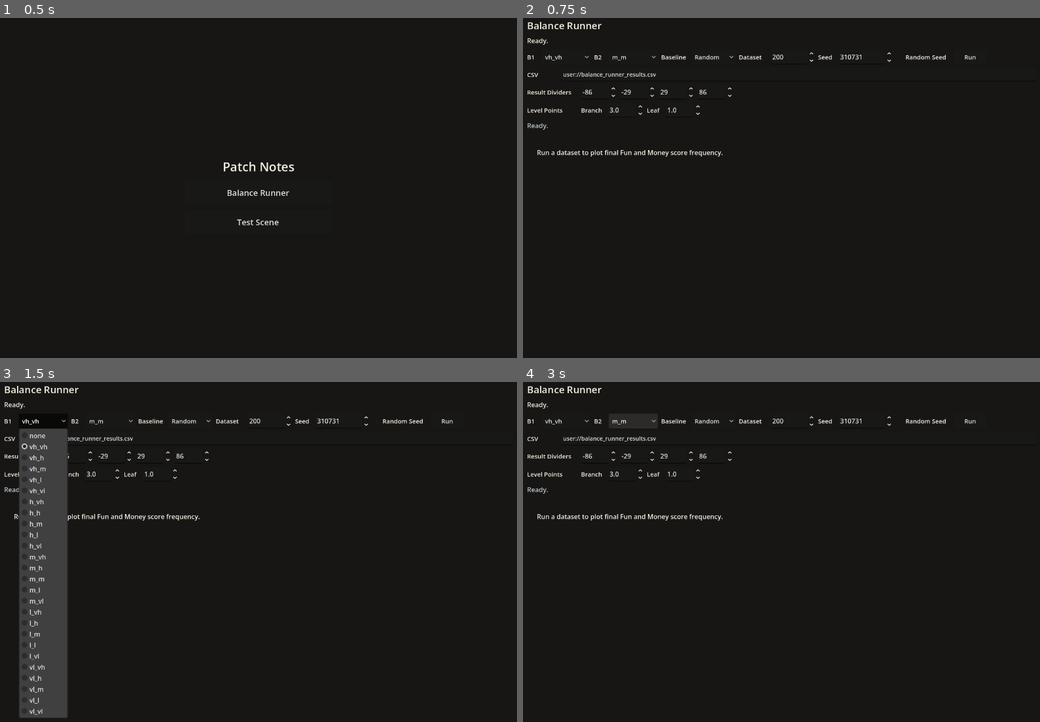
Above: before the commit, frames 1-4 (two rows, left to right).
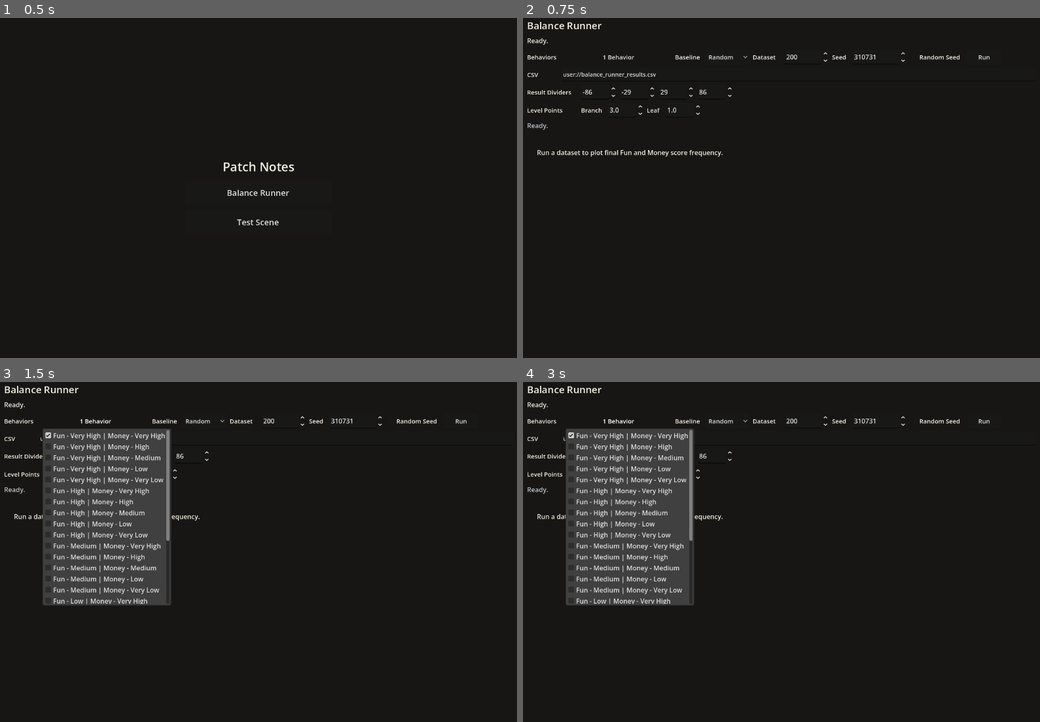
Above: after the commit, the same moments.

Repository: Josephblt/patch-notes
Game: Godot game, scene res://scenes/scene_launcher.tscn
Two runs of this game, one before a commit and one after it. Both use one fixed random seed, a clock stepped at 60 frames per second and the inputs below.
Inputs (mouse positions are in pixels of both pictures, inside the frame that each line leads up to):
- Up to frame 1 (0.5 s): no input
- Up to frame 2 (0.75 s): click "Balance Runner" at 0.5 s
- Up to frame 3 (1.5 s): click (41, 419) at 1.25 s, where only the run before the commit has a clickable "vh_vh"
- Up to frame 4 (3 s): click (616, 419) at 2 s, where only the run after the commit has a clickable "1 Behavior"; click (631, 419) at 2.75 s, where only the run before the commit has a clickable "m_m"

Frame 1 is identical in both runs. In frame 2, 0.6% of the frame differs, in the area x 1-91%, y 10-13%; in frame 3, 17%, in the area x 1-91%, y 10-99%; in frame 4, 13%.

Commit message:
Run multiple balance behaviors

Diff:
--- a/src/scenes/tools/balance_runner.tscn
+++ b/src/scenes/tools/balance_runner.tscn
@@ -50,30 +50,18 @@
 theme_override_constants/separation = 8
 
 [node name="BehaviorLabel" type="Label" parent="MarginContainer/VBoxContainer/ControlRow" unique_id=1848555817]
-custom_minimum_size = Vector2(28, 36)
-layout_mode = 2
-theme_override_colors/font_color = Color(0.956863, 0.937255, 0.890196, 1)
-theme_override_font_sizes/font_size = 15
-text = "B1"
-vertical_alignment = 1
-
-[node name="BehaviorOptions" type="OptionButton" parent="MarginContainer/VBoxContainer/ControlRow" unique_id=1981334746]
-custom_minimum_size = Vector2(120, 36)
-layout_mode = 2
-theme_override_font_sizes/font_size = 15
-
-[node name="Behavior2Label" type="Label" parent="MarginContainer/VBoxContainer/ControlRow"]
-custom_minimum_size = Vector2(28, 36)
-layout_mode = 2
-theme_override_colors/font_color = Color(0.956863, 0.937255, 0.890196, 1)
-theme_override_font_sizes/font_size = 15
-text = "B2"
-vertical_alignment = 1
-
-[node name="Behavior2Options" type="OptionButton" parent="MarginContainer/VBoxContainer/ControlRow"]
-custom_minimum_size = Vector2(120, 36)
-layout_mode = 2
-theme_override_font_sizes/font_size = 15
+custom_minimum_size = Vector2(86, 36)
+layout_mode = 2
+theme_override_colors/font_color = Color(0.956863, 0.937255, 0.890196, 1)
+theme_override_font_sizes/font_size = 15
+text = "Behaviors"
+vertical_alignment = 1
+
+[node name="BehaviorMenuButton" type="MenuButton" parent="MarginContainer/VBoxContainer/ControlRow"]
+custom_minimum_size = Vector2(260, 36)
+layout_mode = 2
+theme_override_font_sizes/font_size = 15
+text = "Behaviors"
 
 [node name="BaselineLabel" type="Label" parent="MarginContainer/VBoxContainer/ControlRow"]
 custom_minimum_size = Vector2(66, 36)
--- a/src/scripts/tools/balance_runner.gd
+++ b/src/scripts/tools/balance_runner.gd
@@ -4,12 +4,9 @@
 const SCORE_TREE_DIR: String = "res://data/score_trees"
 const BASELINE_BEHAVIOR: String = "random_count"
 const NONE_BEHAVIOR: String = "none"
-const RUNNER_B1: String = "B1"
-const RUNNER_B2: String = "B2"
 const RUNNER_RANDOM: String = "Random"
 const DEFAULT_GAME_COUNT: int = 200
 const DEFAULT_BEHAVIOR: String = "vh_vh"
-const DEFAULT_BEHAVIOR_2: String = "m_m"
 const DEFAULT_SEED: int = 310731
 const DEFAULT_BRANCH_POINTS: float = 3.0
 const DEFAULT_LEAF_POINTS: float = 1.0
@@ -26,8 +23,7 @@
 var score_tree_by_name: Dictionary[String, ScoreTree] = {}
 var last_rows: Array[Dictionary] = []
 
-@export var selected_behavior: String = DEFAULT_BEHAVIOR
-@export var selected_behavior_2: String = DEFAULT_BEHAVIOR_2
+@export var selected_behaviors: Array[String] = [DEFAULT_BEHAVIOR]
 @export var selected_baseline: String = BASELINE_BEHAVIOR
 @export var game_count: int = DEFAULT_GAME_COUNT
 @export var seed: int = DEFAULT_SEED
@@ -36,8 +32,7 @@
 @export var random_seed: bool = false
 @export var output_path: String = DEFAULT_OUTPUT_PATH
 
-@onready var behavior_options: OptionButton = $MarginContainer/VBoxContainer/ControlRow/BehaviorOptions
-@onready var behavior_2_options: OptionButton = $MarginContainer/VBoxContainer/ControlRow/Behavior2Options
+@onready var behavior_menu_button: MenuButton = $MarginContainer/VBoxContainer/ControlRow/BehaviorMenuButton
 @onready var baseline_options: OptionButton = $MarginContainer/VBoxContainer/ControlRow/BaselineOptions
 @onready var game_count_spin_box: SpinBox = $MarginContainer/VBoxContainer/ControlRow/GameCountSpinBox
 @onready var seed_spin_box: SpinBox = $MarginContainer/VBoxContainer/ControlRow/SeedSpinBox
@@ -67,8 +62,6 @@
 
 	_configure_controls()
 	run_button.pressed.connect(_on_run_button_pressed)
-	behavior_options.item_selected.connect(_on_lane_visibility_changed)
-	behavior_2_options.item_selected.connect(_on_lane_visibility_changed)
 	baseline_options.item_selected.connect(_on_lane_visibility_changed)
 	random_seed_check_box.toggled.connect(_on_random_seed_check_box_toggled)
 	branch_point_spin_box.value_changed.connect(_on_level_points_changed)
@@ -83,8 +76,7 @@
 func _run_from_command_line() -> void:
 	var options: Dictionary = _parse_options()
 	var rows: Array[Dictionary] = run_dataset(
-		options.get("behavior", selected_behavior),
-		options.get("behavior2", selected_behavior_2),
+		options.get("behaviors", selected_behaviors),
 		options.get("baseline", selected_baseline),
 		options.get("games", game_count),
 		options.get("seed", seed),
@@ -97,8 +89,7 @@
 
 
 func _configure_controls() -> void:
-	_configure_behavior_options(behavior_options, selected_behavior)
-	_configure_behavior_options(behavior_2_options, selected_behavior_2)
+	_configure_behavior_menu()
 	_configure_baseline_options()
 	game_count_spin_box.value = game_count
 	seed_spin_box.value = seed
@@ -111,21 +102,53 @@
 	_on_random_seed_check_box_toggled(random_seed_check_box.button_pressed)
 
 
-func _configure_behavior_options(option_button: OptionButton, behavior_to_select: String) -> void:
-	option_button.clear()
-	option_button.add_item(NONE_BEHAVIOR)
-
+func _configure_behavior_menu() -> void:
+	var popup: PopupMenu = behavior_menu_button.get_popup()
+	popup.clear()
+
+	var item_index: int = 0
 	for behavior: String in _get_score_behaviors():
-		option_button.add_item(behavior)
-
-	var behavior_options_list: Array[String] = [NONE_BEHAVIOR]
-	behavior_options_list.append_array(_get_score_behaviors())
-	var selected_index: int = behavior_options_list.find(behavior_to_select)
-
-	if selected_index < 0:
-		selected_index = 0
-
-	option_button.select(selected_index)
+		popup.add_check_item(_format_behavior_description(behavior), item_index)
+		popup.set_item_metadata(item_index, behavior)
+		popup.set_item_checked(item_index, selected_behaviors.has(behavior))
+		item_index += 1
+
+	if not popup.id_pressed.is_connected(_on_behavior_menu_id_pressed):
+		popup.id_pressed.connect(_on_behavior_menu_id_pressed)
+
+	_update_behavior_menu_text()
+
+
+func _on_behavior_menu_id_pressed(item_id: int) -> void:
+	var popup: PopupMenu = behavior_menu_button.get_popup()
+	var item_index: int = popup.get_item_index(item_id)
+
+	if item_index < 0:
+		return
+
+	popup.set_item_checked(item_index, not popup.is_item_checked(item_index))
+	_update_behavior_menu_text()
+	_on_lane_visibility_changed(item_index)
+
+
+func _update_behavior_menu_text() -> void:
+	var checked_count: int = _get_selected_behaviors().size()
+
+	if checked_count == 1:
+		behavior_menu_button.text = "1 Behavior"
+	else:
+		behavior_menu_button.text = "%d Behaviors" % checked_count
+
+
+func _get_selected_behaviors() -> Array[String]:
+	var behaviors: Array[String] = []
+	var popup: PopupMenu = behavior_menu_button.get_popup()
+
+	for item_index: int in range(popup.item_count):
+		if popup.is_item_checked(item_index):
+			behaviors.append(str(popup.get_item_metadata(item_index)))
+
+	return behaviors
 
 
 func _configure_baseline_options() -> void:
@@ -147,8 +170,7 @@
 
 	await get_tree().process_frame
 
-	var behavior: String = behavior_options.get_item_text(behavior_options.selected)
-	var behavior_2: String = behavior_2_options.get_item_text(behavior_2_options.selected)
+	var behaviors: Array[String] = _get_selected_behaviors()
 	var baseline: String = str(baseline_options.get_item_metadata(baseline_options.selected))
 	var selected_game_count: int = int(game_count_spin_box.value)
 	var selected_seed: int = int(seed_spin_box.value)
@@ -164,7 +186,7 @@
 	else:
 		game_seeds = _generate_deterministic_game_seeds(selected_game_count, selected_seed)
 
-	last_rows = await _run_dataset_with_progress(behavior, behavior_2, baseline, game_seeds)
+	last_rows = await _run_dataset_with_progress(behaviors, baseline, game_seeds)
 	_write_csv(selected_output_path, last_rows)
 	_update_graph(selected_score_band_dividers)
 
@@ -179,20 +201,17 @@
 
 
 func _run_dataset_with_progress(
-	behavior: String,
-	behavior_2: String,
+	behaviors: Array[String],
 	baseline: String,
 	game_seeds: Array[int]
 ) -> Array[Dictionary]:
 	var rows: Array[Dictionary] = []
-	var runner_configs: Array[Dictionary] = _get_runner_configs(behavior, behavior_2, baseline)
-	var progress_by_runner: Dictionary[String, int] = {}
+	var runner_configs: Array[Dictionary] = _get_runner_configs(behaviors, baseline)
 	var selected_game_count: int = game_seeds.size()
-
-	for runner_config: Dictionary in runner_configs:
-		progress_by_runner[runner_config["runner"]] = 0
-
-	_render_runner_progress(runner_configs, selected_game_count, progress_by_runner)
+	var total_game_count: int = selected_game_count * runner_configs.size()
+	var completed_game_count: int = 0
+
+	_render_runner_progress(total_game_count, completed_game_count)
 	await get_tree().process_frame
 
 	for runner_config: Dictionary in runner_configs:
@@ -201,42 +220,35 @@
 
 		for game_number: int in range(1, selected_game_count + 1):
 			rows.append(_play_game(runner_name, behavior_name, game_number, game_seeds[game_number - 1]))
-			progress_by_runner[runner_name] = game_number
-			_render_runner_progress(runner_configs, selected_game_count, progress_by_runner)
+			completed_game_count += 1
+			_render_runner_progress(total_game_count, completed_game_count, runner_name)
 			await get_tree().process_frame
 
 	return rows
 
 
 func _render_runner_progress(
-	runner_configs: Array[Dictionary],
-	selected_game_count: int,
-	progress_by_runner: Dictionary[String, int]
+	total_game_count: int,
+	completed_game_count: int,
+	current_runner_name: String = ""
 ) -> void:
-	var parts: PackedStringArray = []
-
-	if runner_configs.is_empty():
+	if total_game_count == 0:
 		progress_label.text = "No behaviours selected."
 		return
 
-	for runner_config: Dictionary in runner_configs:
-		var runner_name: String = runner_config["runner"]
-		var completed_count: int = progress_by_runner.get(runner_name, 0)
-		var percent_complete: int = 0
-
-		if selected_game_count > 0:
-			percent_complete = int(round(
-				(float(completed_count) / float(selected_game_count)) * 100.0
-			))
-
-		parts.append("%s - %d/%d - %d%%" % [
-			_format_runner_progress_name(runner_config),
-			selected_game_count,
-			completed_count,
-			percent_complete,
-		])
-
-	progress_label.text = " | ".join(parts)
+	var percent_complete: int = int(round(
+		(float(completed_game_count) / float(total_game_count)) * 100.0
+	))
+	var progress_text: String = "%d/%d - %d%%" % [
+		completed_game_count,
+		total_game_count,
+		percent_complete,
+	]
+
+	if current_runner_name.is_empty():
+		progress_label.text = progress_text
+	else:
+		progress_label.text = "%s | %s" % [progress_text, current_runner_name]
 
 
 func _format_runner_progress_name(runner_config: Dictionary) -> String:
@@ -245,7 +257,7 @@
 	if runner_name == RUNNER_RANDOM:
 		return RUNNER_RANDOM
 
-	return "%s %s" % [runner_name, String(runner_config["behavior"]).to_upper()]
+	return runner_name
 
 
 func _on_random_seed_check_box_toggled(is_random_seed: bool) -> void:
@@ -277,8 +289,7 @@
 func _parse_options() -> Dictionary:
 	var options: Dictionary = {
 		"games": game_count,
-		"behavior": selected_behavior,
-		"behavior2": selected_behavior_2,
+		"behaviors": selected_behaviors.duplicate(),
 		"baseline": selected_baseline,
 		"seed": seed,
 		"branch_points": branch_points,
@@ -289,10 +300,16 @@
 	for argument: String in OS.get_cmdline_user_args():
 		if argument.begins_with("--games="):
 			options["games"] = argument.trim_prefix("--games=").to_int()
+		elif argument.begins_with("--behaviors="):
+			options["behaviors"] = _parse_behavior_list(argument.trim_prefix("--behaviors="))
 		elif argument.begins_with("--behavior="):
-			options["behavior"] = argument.trim_prefix("--behavior=")
+			var behaviors: Array[String] = options["behaviors"]
+			_append_unique_behavior(behaviors, argument.trim_prefix("--behavior="))
+			options["behaviors"] = behaviors
 		elif argument.begins_with("--behavior2="):
-			options["behavior2"] = argument.trim_prefix("--behavior2=")
+			var behaviors: Array[String] = options["behaviors"]
+			_append_unique_behavior(behaviors, argument.trim_prefix("--behavior2="))
+			options["behaviors"] = behaviors
 		elif argument.begins_with("--baseline="):
 			options["baseline"] = _parse_baseline_argument(argument.trim_prefix("--baseline="))
 		elif argument.begins_with("--seed="):
@@ -307,6 +324,23 @@
 	return options
 
 
+func _parse_behavior_list(argument_value: String) -> Array[String]:
+	var behaviors: Array[String] = []
+
+	for behavior: String in argument_value.split(",", false):
+		_append_unique_behavior(behaviors, behavior.strip_edges())
+
+	return behaviors
+
+
+func _append_unique_behavior(behaviors: Array[String], behavior: String) -> void:
+	if behavior == NONE_BEHAVIOR or not _is_score_behavior(behavior):
+		return
+
+	if not behaviors.has(behavior):
+		behaviors.append(behavior)
+
+
 func _parse_baseline_argument(argument_value: String) -> String:
 	if argument_value == RUNNER_RANDOM.to_lower() or argument_value == BASELINE_BEHAVIOR:
 		return BASELINE_BEHAVIOR
@@ -315,8 +349,7 @@
 
 
 func run_dataset(
-	behavior: String,
-	behavior_2: String,
+	behaviors: Array[String],
 	baseline: String,
 	selected_game_count: int,
 	selected_seed: int,
@@ -326,22 +359,20 @@
 	_apply_score_level_points(selected_branch_points, selected_leaf_points)
 
 	return _run_dataset_with_game_seeds(
-		behavior,
-		behavior_2,
+		behaviors,
 		baseline,
 		_generate_deterministic_game_seeds(selected_game_count, selected_seed)
 	)
 
 
 func _run_dataset_with_game_seeds(
-	behavior: String,
-	behavior_2: String,
+	behaviors: Array[String],
 	baseline: String,
 	game_seeds: Array[int]
 ) -> Array[Dictionary]:
 	var rows: Array[Dictionary] = []
 
-	for runner_config: Dictionary in _get_runner_configs(behavior, behavior_2, baseline):
+	for runner_config: Dictionary in _get_runner_configs(behaviors, baseline):
 		rows.append_array(_play_behavior(
 			runner_config["runner"],
 			runner_config["behavior"],
@@ -351,14 +382,20 @@
 	return rows
 
 
-func _get_runner_configs(behavior: String, behavior_2: String, baseline: String) -> Array[Dictionary]:
+func _get_runner_configs(behaviors: Array[String], baseline: String) -> Array[Dictionary]:
 	var runner_configs: Array[Dictionary] = []
 
-	if behavior != NONE_BEHAVIOR:
-		runner_configs.append({"runner": RUNNER_B1, "behavior": behavior})
-
-	if behavior_2 != NONE_BEHAVIOR:
-		runner_configs.append({"runner": RUNNER_B2, "behavior": behavior_2})
+	for behavior: String in behaviors:
+		if behavior == NONE_BEHAVIOR:
+			continue
+
+		if not _is_score_behavior(behavior):
+			continue
+
+		runner_configs.append({
+			"runner": _format_behavior_description(behavior),
+			"behavior": behavior,
+		})
 
 	if baseline != NONE_BEHAVIOR:
 		runner_configs.append({"runner": RUNNER_RANDOM, "behavior": BASELINE_BEHAVIOR})
@@ -522,6 +559,34 @@
 	)
 
 
+func _format_behavior_description(behavior: String) -> String:
+	var behavior_parts: PackedStringArray = behavior.split("_")
+
+	if behavior_parts.size() != 2:
+		return behavior
+
+	return "Fun - %s | Money - %s" % [
+		_format_score_level_description(behavior_parts[0]),
+		_format_score_level_description(behavior_parts[1]),
+	]
+
+
+func _format_score_level_description(score_level: String) -> String:
+	match score_level:
+		"vh":
+			return "Very High"
+		"h":
+			return "High"
+		"m":
+			return "Medium"
+		"l":
+			return "Low"
+		"vl":
+			return "Very Low"
+		_:
+			return score_level
+
+
 func _get_score_behaviors() -> Array[String]:
 	var behavior_names: Array[String] = []
 
@@ -633,8 +698,7 @@
 
 func _get_selected_runner_configs() -> Array[Dictionary]:
 	return _get_runner_configs(
-		behavior_options.get_item_text(behavior_options.selected),
-		behavior_2_options.get_item_text(behavior_2_options.selected),
+		_get_selected_behaviors(),
 		str(baseline_options.get_item_metadata(baseline_options.selected))
 	)
 
--- a/src/scripts/tools/frequency_graph.gd
+++ b/src/scripts/tools/frequency_graph.gd
@@ -8,23 +8,10 @@
 const TEXT_COLOR: Color = Color(0.956863, 0.937255, 0.890196, 1)
 const BAND_COLOR: Color = Color(0.16, 0.17, 0.17, 1)
 const BAND_LINE_COLOR: Color = Color(0.38, 0.39, 0.39, 1)
-const SERIES_ORDER: Array[String] = [
-	"B1 Fun",
-	"B1 Money",
-	"B2 Fun",
-	"B2 Money",
-	"Random Fun",
-	"Random Money",
-]
 const SERIES_COLORS: Dictionary[String, Color] = {
-	"B1 Fun": Color(0.96, 0.30, 0.30, 1),
-	"B1 Money": Color(0.62, 0.08, 0.08, 1),
-	"B2 Fun": Color(0.29, 0.58, 0.96, 1),
-	"B2 Money": Color(0.08, 0.24, 0.70, 1),
 	"Random Fun": Color(0.72, 0.72, 0.72, 1),
 	"Random Money": Color(0.44, 0.44, 0.44, 1),
 }
-const FALLBACK_SERIES_COLOR: Color = Color(0.35, 0.85, 0.73, 1)
 const PADDING_LEFT: float = 58.0
 const PADDING_TOP: float = 28.0
 const PADDING_RIGHT: float = 26.0
@@ -261,21 +248,33 @@
 
 
 func _get_series_names() -> Array[String]:
-	var series_names: Array[String] = []
-	var remaining_names: Array[String] = series_by_behavior.keys()
-	remaining_names.sort()
-
-	for preferred_name: String in SERIES_ORDER:
-		if series_by_behavior.has(preferred_name):
-			series_names.append(preferred_name)
-			remaining_names.erase(preferred_name)
-
-	series_names.append_array(remaining_names)
+	var series_names: Array[String] = series_by_behavior.keys()
+	series_names.sort()
 	return series_names
 
 
 func _get_series_color(series_name: String) -> Color:
-	return SERIES_COLORS.get(series_name, FALLBACK_SERIES_COLOR)
+	if SERIES_COLORS.has(series_name):
+		return SERIES_COLORS[series_name]
+
+	var base_name: String = _get_series_base_name(series_name)
+	var hue: float = float(abs(base_name.hash()) % 360) / 360.0
+	var value: float = 0.92
+
+	if series_name.ends_with(" Money"):
+		value = 0.62
+
+	return Color.from_hsv(hue, 0.74, value, 1.0)
+
+
+func _get_series_base_name(series_name: String) -> String:
+	if series_name.ends_with(" Fun"):
+		return series_name.substr(0, series_name.length() - 4)
+
+	if series_name.ends_with(" Money"):
+		return series_name.substr(0, series_name.length() - 6)
+
+	return series_name
 
 
 func _format_score(score: float) -> String:
